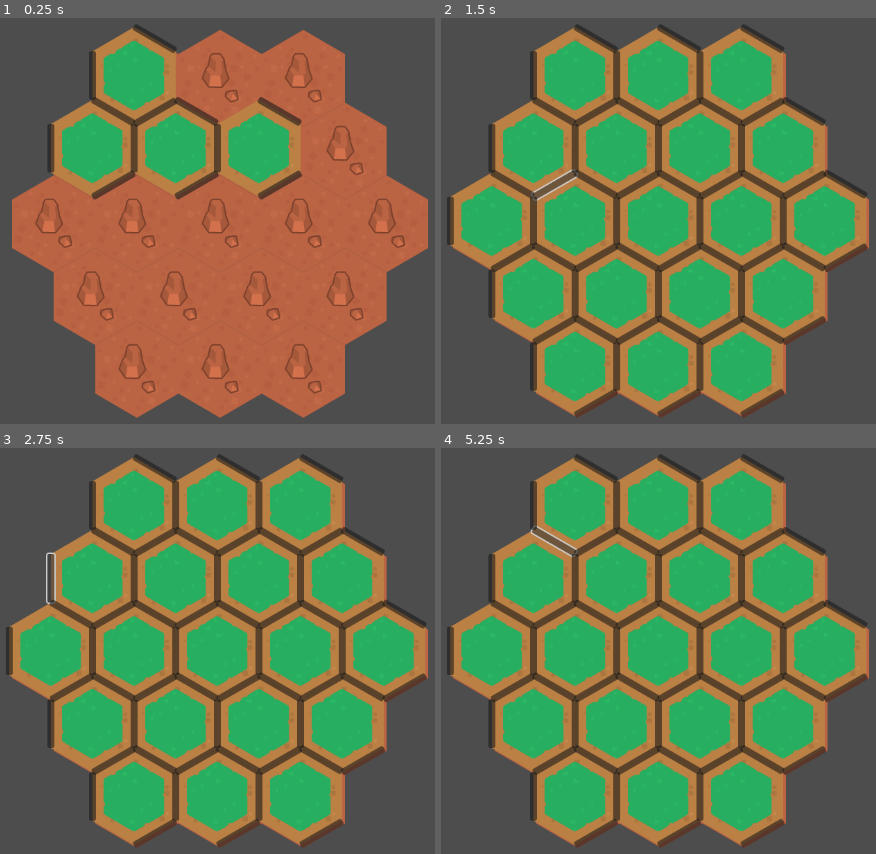
Above: before the commit, frames 1-4 (two rows, left to right).
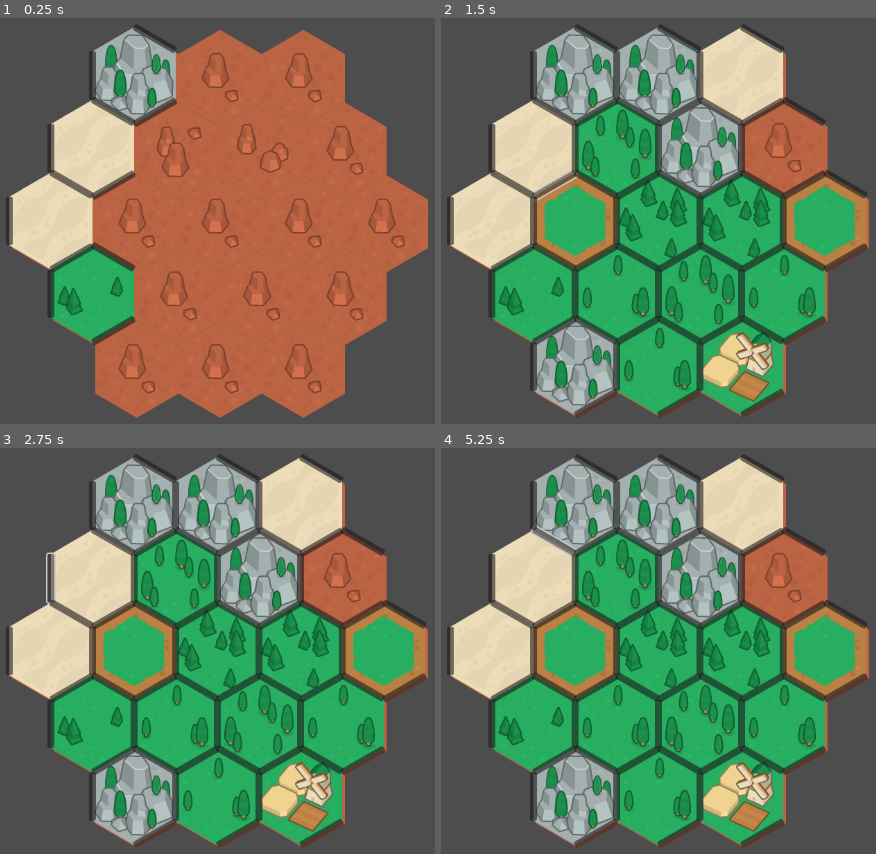
Above: after the commit, the same moments.

Repository: justAbhi77/GodotHexagon
Game: Godot game, scene res://Scenes/world.tscn
The game is run twice, just before and just after one commit, with the same random seed, the same clock (stepped at 60 frames per second) and the same inputs.
Inputs (mouse positions are in pixels of both pictures, inside the frame that each line leads up to):
- Up to frame 1 (0.25 s): no input
- Up to frame 2 (1.5 s): click (554, 111) at 0.52 s; click (554, 184) at 1.27 s
- Up to frame 3 (2.75 s): click (52, 577) at 2.02 s
- Up to frame 4 (5.25 s): click (554, 541) at 2.77 s; click (554, 614) at 3.52 s; click (493, 577) at 4.27 s; click (554, 541) at 5.02 s

The runs differ from the first frame. In frame 1, 21% of the frame differs, in the area x 1-70%, y 2-81%; in frame 2, 47%, in the area x 2-89%, y 2-98%; in frame 3, 47%; in frame 4, 47%.

Commit message:
Tile setup and call backs for clicking on tile

Diff:
--- a/Scenes/UI.gd
+++ /dev/null
@@ -1,26 +0,0 @@
-extends Node2D
-
-class_name UI
-
-@onready var _TileAsset: = preload("res://Scenes/CustTile.tscn")
-@onready var _Tilemap:TileMap = get_node("/root/World/TileMap")
-
-func _ready():
-	position = _Tilemap.position
-
-	var grid = _Tilemap.get_used_cells(0)
-	for i in grid:
-		var tile: = _TileAsset.instantiate()
-		add_child(tile)
-		tile.position = _Tilemap.map_to_local(i)
-		tile.position -= Vector2(64,74)
-		await get_tree().create_timer(0.05).timeout
-
-	#for child in get_children():
-		#child.position = _Tilemap.map_to_local(Vector2i(0,1))
-		#child.position -= Vector2(64,74)
-
-func _on_button_pressed():
-	var global_mouse_pos: Vector2 = get_viewport().get_mouse_position()
-	var pos_clicked: Vector2i = _Tilemap.local_to_map(global_mouse_pos)
-	print("Mouse Clicked on UI at pos ", pos_clicked)
--- a/Scenes/world.tscn
+++ b/Scenes/world.tscn
@@ -13,7 +13,7 @@
 [ext_resource type="Texture2D" uid="uid://ccm0qtdgapprd" path="res://Images/Tiles/Forest/Forest_2.png" id="9_8ep7d"]
 [ext_resource type="Texture2D" uid="uid://db4pql1jied5q" path="res://Images/Tiles/Forest/Forest_3.png" id="10_d801q"]
 [ext_resource type="Texture2D" uid="uid://bu8bbnlq4b8nn" path="res://Images/Tiles/Forest/Forest_4.png" id="11_78yw5"]
-[ext_resource type="Script" path="res://Scenes/UI.gd" id="15_4ydss"]
+[ext_resource type="Script" path="res://Scripts/UI.gd" id="15_4ydss"]
 
 [sub_resource type="TileSetAtlasSource" id="TileSetAtlasSource_m7aye"]
 texture = ExtResource("1_ofiew")
--- a/Scripts/CustTile.gd
+++ b/Scripts/CustTile.gd
@@ -2,7 +2,9 @@
 
 class_name  CustTile
 
-@export var type:Enums.TileType = Enums.TileType.MaxDefault
+signal TileClicked
+
+@export var TileType:Enums.TileType = Enums.TileType.Desert
 
 var Quantity: int = 0
 
@@ -11,11 +13,15 @@
 @onready var Edge1 = $Sprite2D/Edge1
 @onready var Edge3 = $Sprite2D/Edge3
 @onready var Edge5 = $Sprite2D/Edge5
+@onready var TileImage = $Sprite2D
+
+var tileX:int = -1
+var tileY:int = -1
 
 func _ready():
 	Edge1.pressed.connect(_ButtonPressed.bind(1))
 	Edge3.pressed.connect(_ButtonPressed.bind(3))
 	Edge5.pressed.connect(_ButtonPressed.bind(5))
 
-func _ButtonPressed(index:int):
-	print(index)
+func _ButtonPressed(Edgeindex:int):
+	emit_signal("TileClicked", tileX, tileY, Edgeindex)
--- a/Scripts/Enums.gd
+++ b/Scripts/Enums.gd
@@ -6,8 +6,7 @@
 	Forest,
 	Mountains,
 	Farm,
-	GrassLand,
-	MaxDefault
+	GrassLand
 }
 
 enum TileResources { NIL, Bricks, Wood, Stone, Wheat, Sheep}
--- /dev/null
+++ b/Scripts/UI.gd
@@ -0,0 +1,81 @@
+extends Node2D
+
+class_name UI
+
+@onready var _TileAsset: = preload("res://Scenes/CustTile.tscn")
+@onready var _DesertAsset: = preload("res://Images/Tiles/Desert/Desert.png")
+@onready var _BricksAsset: = [preload("res://Images/Tiles/Brick/Brick_1.png"), preload("res://Images/Tiles/Brick/Brick_2.png"), preload("res://Images/Tiles/Brick/Brick_3.png")]
+@onready var _ForestsAsset: = [preload("res://Images/Tiles/Forest/Forest_1.png"), preload("res://Images/Tiles/Forest/Forest_2.png"), preload("res://Images/Tiles/Forest/Forest_3.png"), preload("res://Images/Tiles/Forest/Forest_4.png")]
+@onready var _MountainAsset: = preload("res://Images/Tiles/Mountain/Mountain.png")
+@onready var _FarmAsset: = preload("res://Images/Tiles/Farm/Farm.png")
+@onready var _GrasslandAsset: = preload("res://Images/Tiles/Grassland/Grassland.png")
+
+@onready var _Tilemap:TileMap = get_node("/root/World/TileMap")
+
+var Tiles = []
+
+func _ready():
+	position = _Tilemap.position
+
+	var EnumVal:= Enums.TileType.values()
+
+	var grid = _Tilemap.get_used_cells(0)
+	grid.sort()
+
+	var lasttile = grid[-1]
+	var Maxlasttile = max(lasttile.x,lasttile.y) + 1
+
+	for i in Maxlasttile:
+		var empty = []
+		empty.resize(Maxlasttile)
+		Tiles.append(empty)
+
+	for i in grid:
+		var tile : CustTile = _TileAsset.instantiate()
+		Tiles[i.x][i.y] = tile
+		tile.name = str(i)
+		tile.tileX = i.x
+		tile.tileY = i.y
+		add_child(tile)
+		tile.position = _Tilemap.map_to_local(i)
+		tile.position -= Vector2(64,74)
+		setup_tile_properties(tile,EnumVal.pick_random())
+		tile.TileClicked.connect(On_Tile_Clicked)
+		await get_tree().create_timer(0.05).timeout
+
+	print("hello")
+	#for child in get_children():
+		#child.position = _Tilemap.map_to_local(Vector2i(0,1))
+		#child.position -= Vector2(64,74)
+
+func _on_button_pressed():
+	var global_mouse_pos: Vector2 = get_viewport().get_mouse_position()
+	var pos_clicked: Vector2i = _Tilemap.local_to_map(global_mouse_pos)
+	print("Mouse Clicked on UI at pos ", pos_clicked)
+
+func setup_tile_properties(tile:CustTile ,tiletype:Enums.TileType):
+	match tiletype:
+		Enums.TileType.Desert:
+			tile.TileImage.set_texture(_DesertAsset)
+			tile.Resources = Enums.TileResources.NIL
+		Enums.TileType.Brick:
+			tile.TileImage.set_texture(_BricksAsset.pick_random())
+			tile.Resources = Enums.TileResources.Bricks
+		Enums.TileType.Forest:
+			tile.TileImage.set_texture(_ForestsAsset.pick_random())
+			tile.Resources = Enums.TileResources.Wood
+		Enums.TileType.Mountains:
+			tile.TileImage.set_texture(_MountainAsset)
+			tile.Resources = Enums.TileResources.Stone
+		Enums.TileType.Farm:
+			tile.TileImage.set_texture(_FarmAsset)
+			tile.Resources = Enums.TileResources.Wheat
+		Enums.TileType.GrassLand:
+			tile.TileImage.set_texture(_GrasslandAsset)
+			tile.Resources = Enums.TileResources.Sheep
+		_:
+			print("Hello Default")
+
+func On_Tile_Clicked(tileX:int, tileY:int, Edgeindex:int):
+	var tile = Tiles[tileX][tileY]
+	print("Clicked on tile ", tile.name, " at edge ", Edgeindex)
